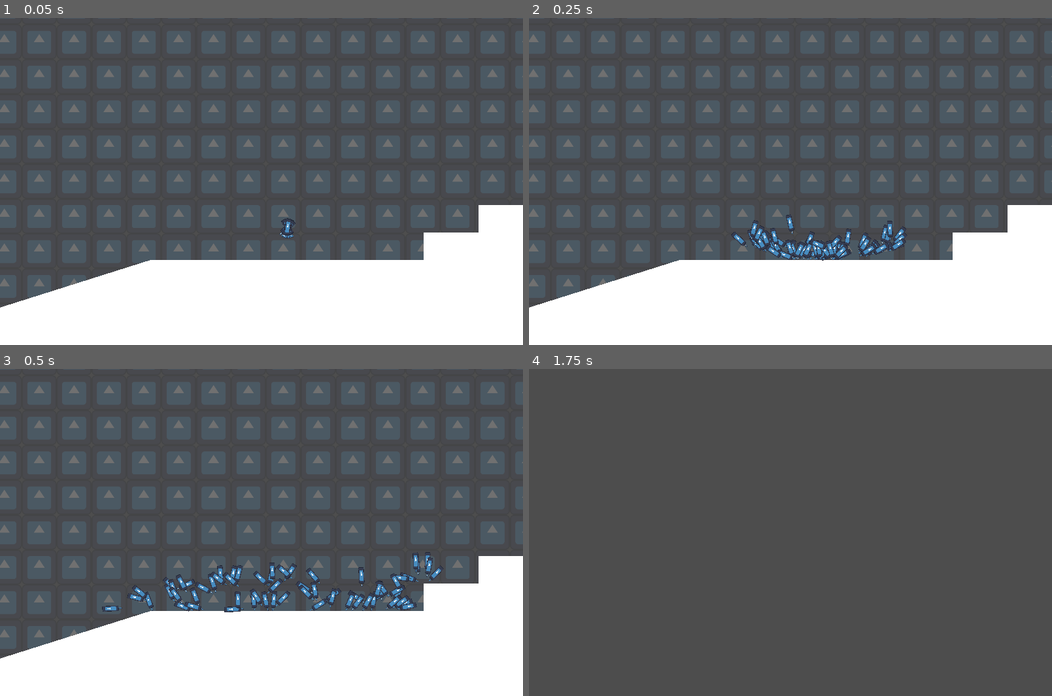
Above: before the commit, frames 1-4 (two rows, left to right).
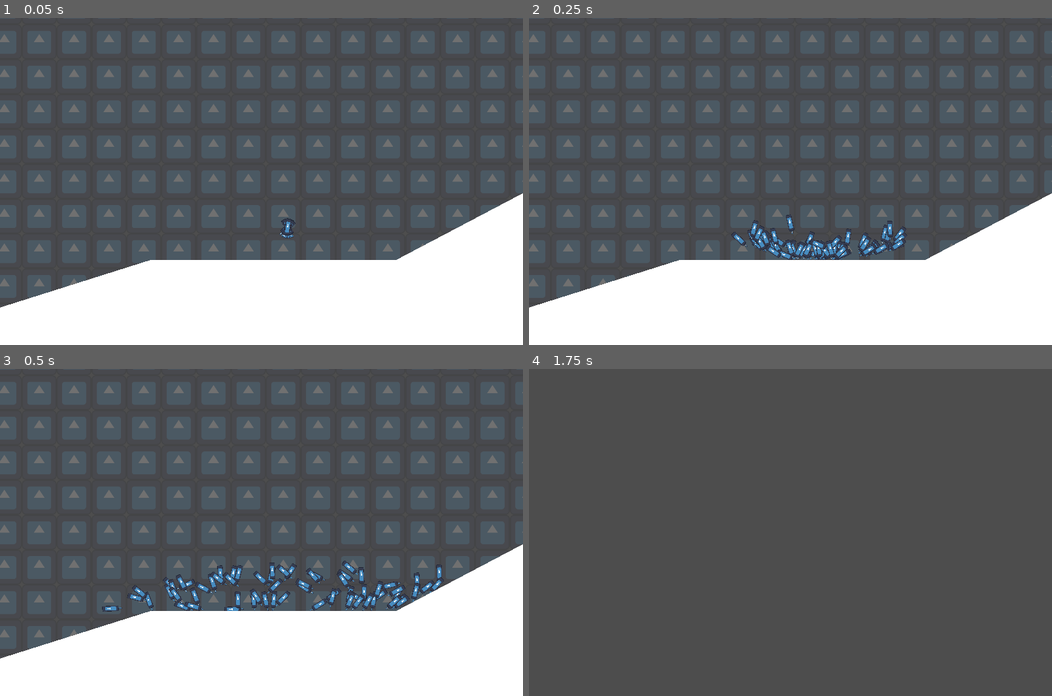
Above: after the commit, the same moments.

Repository: jarsnow/pogo_godot
Game: Godot game, scene res://scenes/main.tscn
Two runs of this game, one before a commit and one after it. Both use one fixed random seed, a clock stepped at 60 frames per second and the inputs below. The engine's default icon, where the game draws it, is replaced by a stand-in: a white triangle on a blue panel in a dark square.
Inputs:
- Up to frame 1 (0.05 s): no input
- Up to frame 2 (0.25 s): no input
- Up to frame 3 (0.5 s): no input
- Up to frame 4 (1.75 s): hold S (move_camera_down) 0.53-1.28 s; tap Enter at 1.25 s; tap A (move_camera_left) at 1.35 s

The runs differ from the first frame. In frame 1, 0.5% of the frame differs, in the area x 75-100%, y 53-74%; in frame 2, 0.5%; in frame 3, 1.2%, in the area x 36-100%, y 53-75%; in frame 4, nothing differs.

Commit message:
new map

Diff:
--- a/genetic_algorithm/scenes/main.tscn
+++ b/genetic_algorithm/scenes/main.tscn
@@ -1,10 +1,10 @@
 [gd_scene load_steps=6 format=3 uid="uid://d1sle448q3qa8"]
 
 [ext_resource type="Script" path="res://scripts/main.gd" id="1_j5k7r"]
-[ext_resource type="PackedScene" uid="uid://cd7mkj03qshd7" path="res://scenes/smaller_stairs_map.tscn" id="3_7peev"]
 [ext_resource type="Texture2D" uid="uid://78idod2x4s4x" path="res://assets/icon.svg" id="4_kq2dd"]
 [ext_resource type="Script" path="res://scripts/Camera2D.gd" id="4_wy3sb"]
 [ext_resource type="Script" path="res://scenes/AgentContainer.gd" id="5_6eimi"]
+[ext_resource type="PackedScene" uid="uid://d3q45rkqg22ag" path="res://scenes/smooth_ramp.tscn" id="6_l7fkx"]
 
 [node name="Main" type="Node2D"]
 script = ExtResource("1_j5k7r")
@@ -15,8 +15,6 @@
 region_enabled = true
 region_rect = Rect2(0, 0, 10000, 10000)
 
-[node name="SmallerStairsMap" parent="." instance=ExtResource("3_7peev")]
-
 [node name="Camera2D" type="Camera2D" parent="."]
 position = Vector2(104, 313)
 zoom = Vector2(0.5, 0.5)
@@ -26,7 +24,9 @@
 
 [node name="AgentContainer" type="Node2D" parent="." node_paths=PackedStringArray("map")]
 script = ExtResource("5_6eimi")
-map = NodePath("../SmallerStairsMap")
+map = NodePath("../SmoothRamp")
 runtime_seconds = 32
 top_rank_survivors = 16
 mutation_rate = 0.01
+
+[node name="SmoothRamp" parent="." instance=ExtResource("6_l7fkx")]
--- a/genetic_algorithm/scenes/smaller_stairs_map.tscn
+++ b/genetic_algorithm/scenes/smaller_stairs_map.tscn
@@ -2,9 +2,9 @@
 
 [sub_resource type="Curve2D" id="Curve2D_7hkeo"]
 _data = {
-"points": PackedVector2Array(0, 0, 0, 0, -2600, 4800, 0, 0, 0, 0, -2600, 1000, 0, 0, 0, 0, -300, 200, 0, 0, 0, 0, 600, 200, 0, 0, 0, 0, 2500, -800, 0, 0, 0, 0, 5200, -800)
+"points": PackedVector2Array(0, 0, 0, 0, -2600, 4800, 0, 0, 0, 0, -2600, 1000, 0, 0, 0, 0, -300, 200, 0, 0, 0, 0, 600, 200, 0, 0, 0, 0, 2500, -800, 0, 0, 0, 0, 4300, -800, 0, 0, 0, 0, 4300, 300)
 }
-point_count = 6
+point_count = 7
 
 [node name="SmallerStairsMap" type="Node2D"]
 
--- /dev/null
+++ b/genetic_algorithm/scenes/smooth_ramp.tscn
@@ -0,0 +1,22 @@
+[gd_scene load_steps=2 format=3 uid="uid://d3q45rkqg22ag"]
+
+[sub_resource type="Curve2D" id="Curve2D_7hkeo"]
+_data = {
+"points": PackedVector2Array(0, 0, 0, 0, -2600, 4800, 0, 0, 0, 0, -2600, 1000, 0, 0, 0, 0, -300, 200, 0, 0, 0, 0, 600, 200, 0, 0, 0, 0, 2500, -800, 0, 0, 0, 0, 4300, -800, 0, 0, 0, 0, 4300, 300)
+}
+point_count = 7
+
+[node name="SmoothRamp" type="Node2D"]
+
+[node name="Base" type="Polygon2D" parent="."]
+polygon = PackedVector2Array(-300, 600, -2200, 1200, 1500, 1200, 1500, 600)
+
+[node name="Path2D" type="Path2D" parent="."]
+position = Vector2(0, 200)
+curve = SubResource("Curve2D_7hkeo")
+
+[node name="SpawnPoint" type="Node2D" parent="."]
+position = Vector2(200, 400)
+
+[node name="Ramp" type="Polygon2D" parent="."]
+polygon = PackedVector2Array(2500, -400, 600, 600, 600, 1200, 4900, 1200, 4900, -1200, 4600, -1200, 4600, 600, 4000, 600, 4000, -400)
--- a/genetic_algorithm/scripts/main.gd
+++ b/genetic_algorithm/scripts/main.gd
@@ -12,7 +12,7 @@
 # assign collision to the map
 func initialize_map_collision():
 
-	for map_polygon in $SmallerStairsMap.get_children():
+	for map_polygon in $AgentContainer.map.get_children():
 		# skip over the path node
 		if map_polygon.get_class() != "Polygon2D":
 			continue
